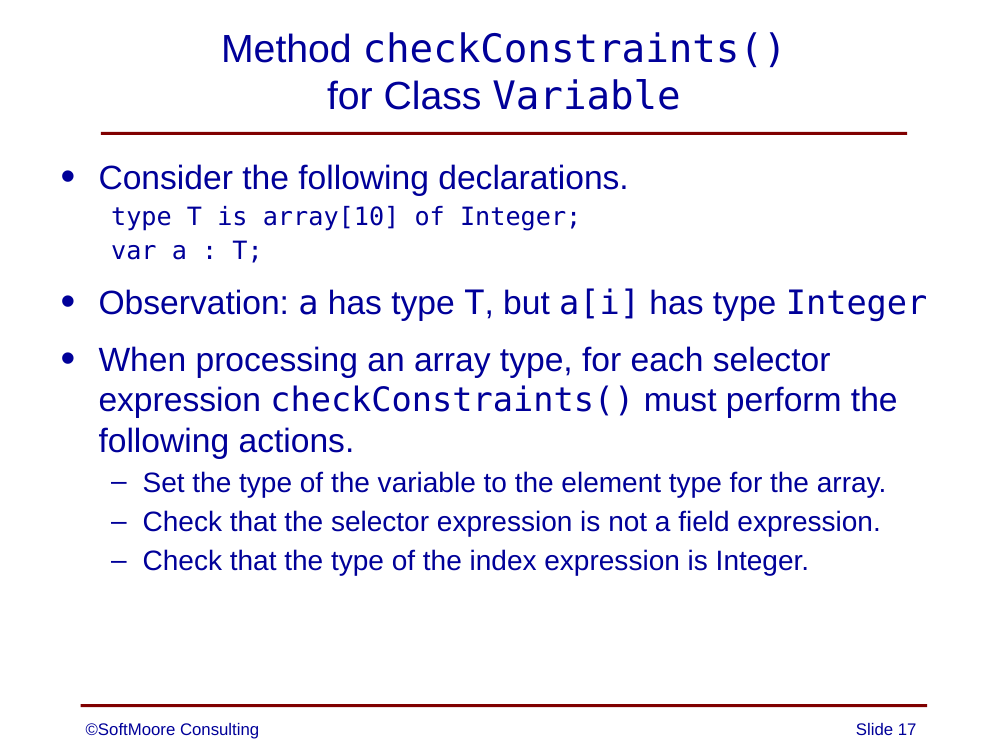
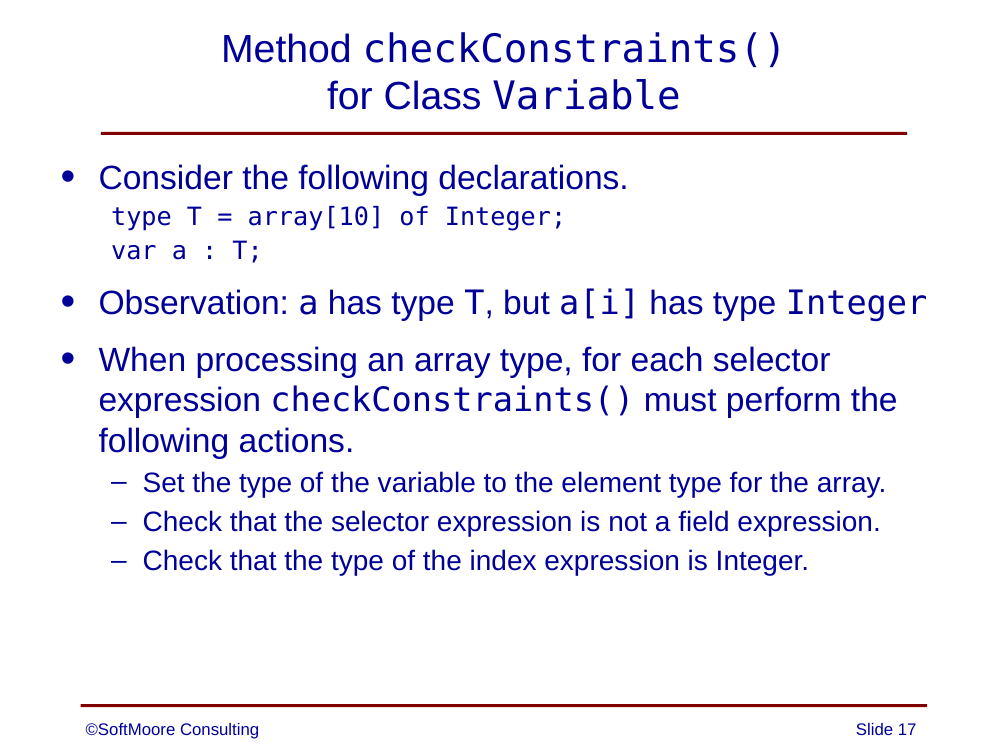
Before and after one commit to SoftMoore/CPRL-Kt-2nd, a slide deck: slide 17 of PowerPoints/14 - Arrays.pptx. Drawn at 1008x756 pixels with LibreOffice and Linux fonts; fonts in the diff are those of the drawing. Boxes give left, top, right and bottom in pixels: in the first picture for what was removed or moved away, otherwise in the second. Text is boxed around its words. In the diff, an @@ line names an element or a change of style, - is before the commit and + after.

```diff
--- a/PowerPoints/14 - Arrays.pptx
+++ b/PowerPoints/14 - Arrays.pptx
@@ text at [111, 206, 566, 231]: text changed @@
-  type T is array[10] of Integer;
+  type T = array[10] of Integer;
```
Also in this commit, not shown: 1 other file.
